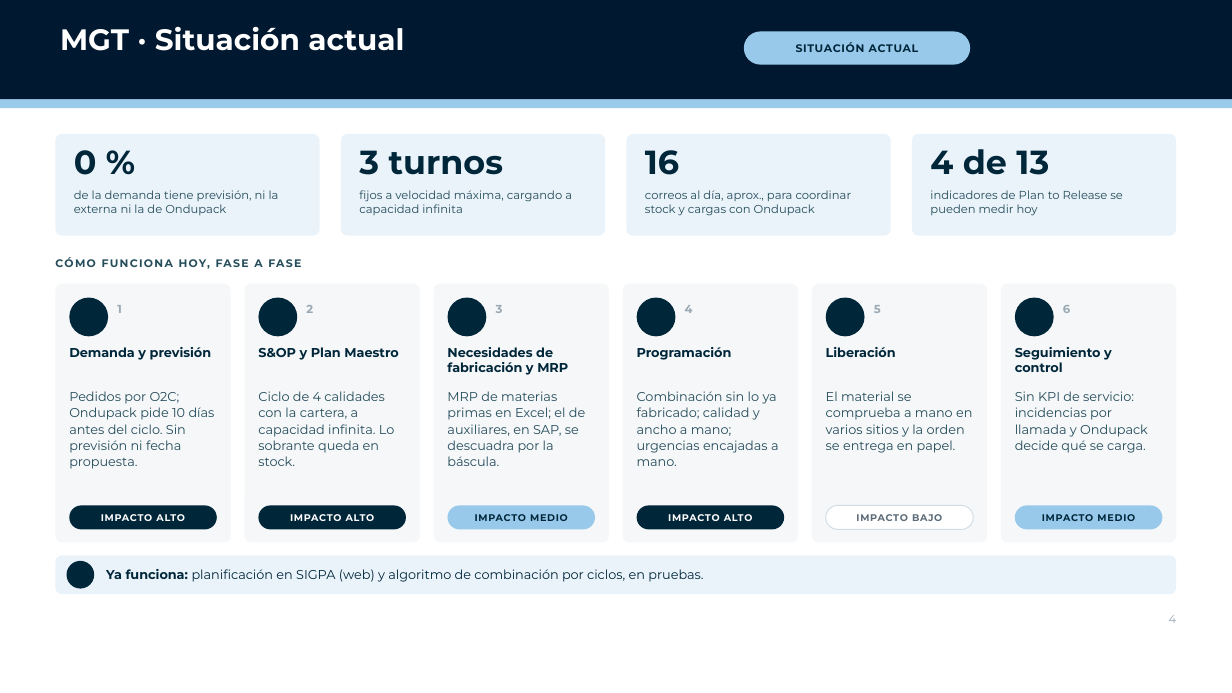
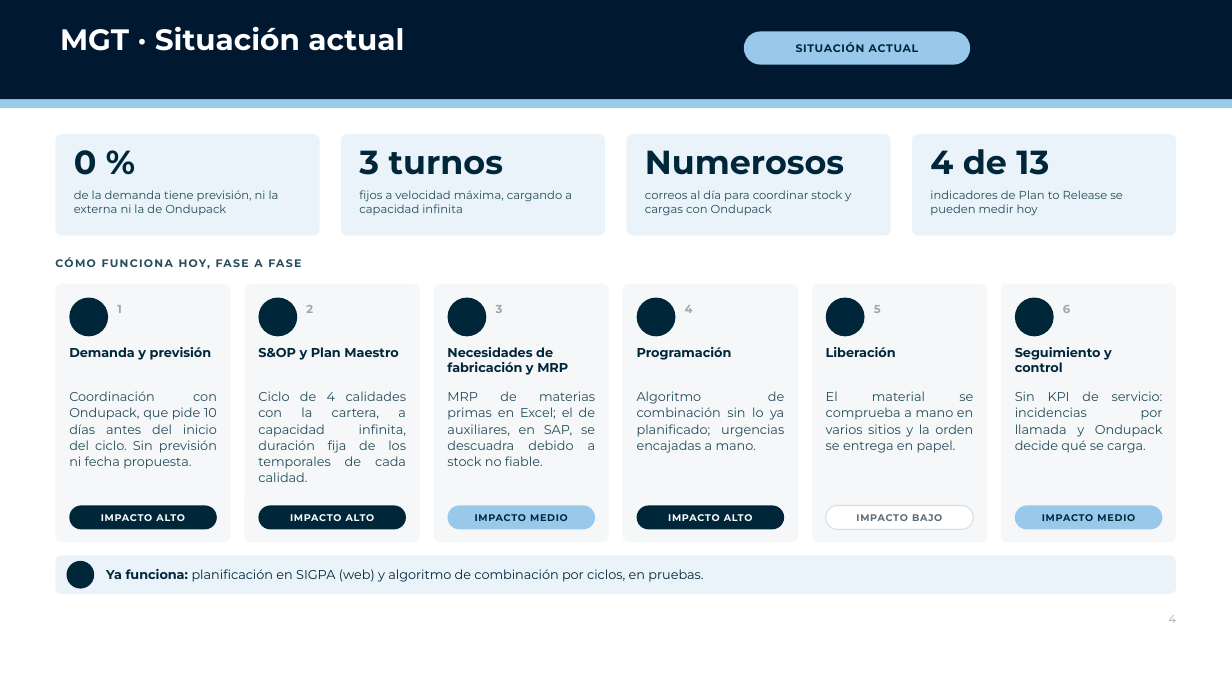
Before and after one commit to Enrique24799/AGSA, a slide deck: slide 4 of presentaciones/P2R_MGT_Ondupack_Direccion.pptx. Drawn at 1232x693 pixels with LibreOffice and Linux fonts; fonts in the diff are those of the drawing; background and template pictures are left out. Boxes give left, top, right and bottom in pixels: in the first picture for what was removed or moved away, otherwise in the second. Text is boxed around its words. In the diff, an @@ line names an element or a change of style, - is before the commit and + after.

```diff
--- a/presentaciones/P2R_MGT_Ondupack_Direccion.pptx
+++ b/presentaciones/P2R_MGT_Ondupack_Direccion.pptx
@@ text at (645,150,844,175): text changed @@
-16
+Numerosos
@@ text at (645,190,851,216): text changed @@
-correos al día, aprox., para coordinar stock y cargas con Ondupack
+correos al día para coordinar stock y cargas con Ondupack
@@ text "El material se comprueba a ..." at (826,391,973,453): alignment left to justified @@
@@ text "Sin KPI de servicio: incidencias ..." at (1015,391,1163,453): alignment left to justified @@
@@ text at (69,391,217,469): text changed @@
-Pedidos por O2C; Ondupack pide 10 días antes del ciclo. Sin previsión ni fecha propuesta.
+Coordinación con Ondupack, que pide 10 días antes del inicio del ciclo. Sin previsión ni fecha propuesta.
@@ text at (258,391,407,482): text changed @@
-Ciclo de 4 calidades con la cartera, a capacidad infinita. Lo sobrante queda en stock.
+Ciclo de 4 calidades con la cartera, a capacidad infinita, duración fija de los temporales de cada calidad.
@@ text at (447,391,596,466): text changed @@
-MRP de materias primas en Excel; el de auxiliares, en SAP, se descuadra por la báscula.
+MRP de materias primas en Excel; el de auxiliares, en SAP, se descuadra debido a stock no fiable.
@@ text at (637,391,784,453): text changed @@
-Combinación sin lo ya fabricado; calidad y ancho a mano; urgencias encajadas a mano.
+Algoritmo de combinación sin lo ya planificado; urgencias encajadas a mano.
```
Also in this commit, not shown: 9 other slides changed, 1 slide removed, 1 other file.
